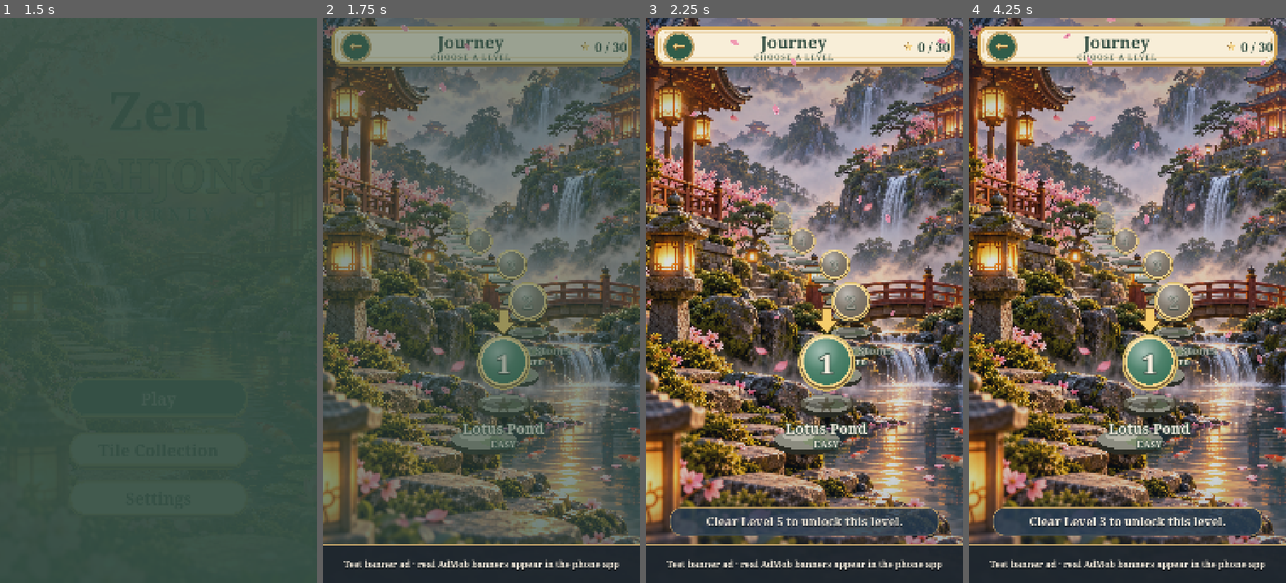
Above: before the commit, frames 1-4 (left to right).
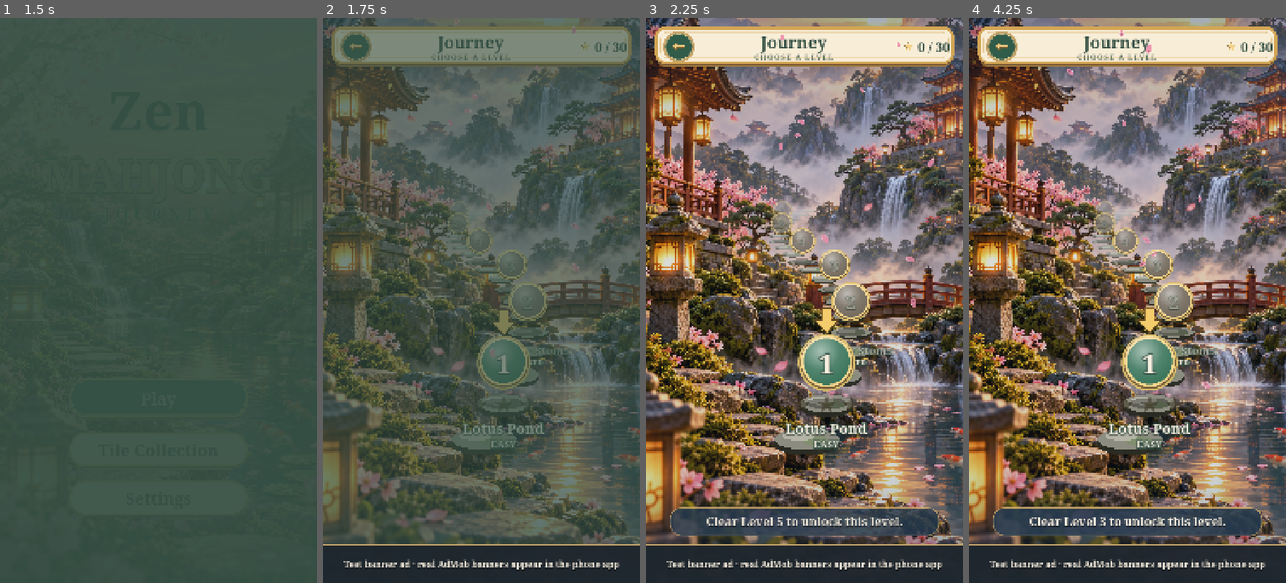
Above: after the commit, the same moments.

Repository: salmanabdallah89/zen-mahjong-journey
Game: Godot game, scene res://scenes/screens/startup_screen.tscn
Two runs of this game, one before a commit and one after it. Both use one fixed random seed, a clock stepped at 60 frames per second and the inputs below.
Inputs (mouse positions are in pixels of both pictures, inside the frame that each line leads up to):
- Up to frame 1 (1.5 s): move the mouse to (228, 272) at 0.52 s; click (228, 272) at 0.67 s; click "Play" at 1.25 s
- Up to frame 2 (1.75 s): no input
- Up to frame 3 (2.25 s): click "6" at 2 s
- Up to frame 4 (4.25 s): click "5" at 2.75 s; click "4" at 3.5 s

Frame 1 is identical in both runs. In frame 2, 5.4% of the frame differs, in the area x 2-97%, y 0-79%; in frame 3, 0.4%; in frame 4, 0.6%.

Commit message:
Fix web reduced-motion check; show Loading during screen fades
- The browser's prefers-reduced-motion answer could come back null on the
  web build, which logged a ConfigFile error; ask for a number and always
  pass a bool default.
- On the web, loading the next screen blocks drawing for a few seconds,
  leaving a plain green screen. Draw "Loading…" on the fade first.

Co-Authored-By: Claude Opus 5.5 <noreply@anthropic.com>

Diff:
--- a/scripts/autoload/game_session.gd
+++ b/scripts/autoload/game_session.gd
@@ -19,6 +19,9 @@
 const FADE_COLOR := Color(0.20784314, 0.30980393, 0.26666668, 0.0)
 
 var _fade: ColorRect
+## Shown on the fade while the next screen loads (seconds on the web, where
+## loading blocks drawing; a blink on phones).
+var _loading: Label
 var _fade_tween: Tween
 
 
@@ -34,6 +37,16 @@
 	_fade.set_anchors_preset(Control.PRESET_FULL_RECT)
 	_fade.mouse_filter = Control.MOUSE_FILTER_IGNORE
 	layer.add_child(_fade)
+	_loading = Label.new()
+	_loading.text = "Loading…"
+	_loading.theme_type_variation = &"ComboLabel"
+	_loading.add_theme_font_size_override("font_size", 48)
+	_loading.set_anchors_preset(Control.PRESET_CENTER)
+	_loading.grow_horizontal = Control.GROW_DIRECTION_BOTH
+	_loading.grow_vertical = Control.GROW_DIRECTION_BOTH
+	_loading.horizontal_alignment = HORIZONTAL_ALIGNMENT_CENTER
+	_loading.modulate.a = 0.0
+	_fade.add_child(_loading)
 
 
 func play_level(number: int) -> void:
@@ -69,7 +82,12 @@
 	_fade.mouse_filter = Control.MOUSE_FILTER_STOP
 	_fade_tween = create_tween()
 	_fade_tween.tween_property(_fade, "color:a", 1.0, out_time * (1.0 - _fade.color.a)).set_trans(Tween.TRANS_SINE)
-	_fade_tween.tween_callback(func() -> void: get_tree().change_scene_to_file(path))
+	# Draw "Loading…" for a frame before loading blocks the screen.
+	_fade_tween.tween_callback(func() -> void: _loading.modulate.a = 0.7)
+	_fade_tween.tween_interval(0.03)
+	_fade_tween.tween_callback(func() -> void:
+		get_tree().change_scene_to_file(path)
+		_loading.modulate.a = 0.0)
 	# Give the new screen a frame to build before revealing it.
 	_fade_tween.tween_interval(0.05)
 	_fade_tween.tween_property(_fade, "color:a", 0.0, Motion.duration(FADE_IN)).set_trans(Tween.TRANS_SINE)
--- a/scripts/autoload/motion.gd
+++ b/scripts/autoload/motion.gd
@@ -23,7 +23,8 @@
 
 func restore() -> void:
 	var settings := UserSettings.new(settings_path)
-	reduced = bool(settings.get_value(SETTINGS_SECTION, KEY, _system_prefers_reduced()))
+	var system_default: bool = _system_prefers_reduced()
+	reduced = bool(settings.get_value(SETTINGS_SECTION, KEY, system_default))
 
 
 func set_reduced(value: bool) -> void:
@@ -41,7 +42,8 @@
 
 func _system_prefers_reduced() -> bool:
 	if OS.has_feature("web") and Engine.has_singleton("JavaScriptBridge"):
+		# Ask for a number: the bridge returns null for some JavaScript booleans.
 		var answer: Variant = JavaScriptBridge.eval(
-			"window.matchMedia && window.matchMedia('(prefers-reduced-motion: reduce)').matches", true)
-		return answer == true
+			"(window.matchMedia && window.matchMedia('(prefers-reduced-motion: reduce)').matches) ? 1 : 0", true)
+		return typeof(answer) in [TYPE_INT, TYPE_FLOAT] and int(answer) == 1
 	return false
